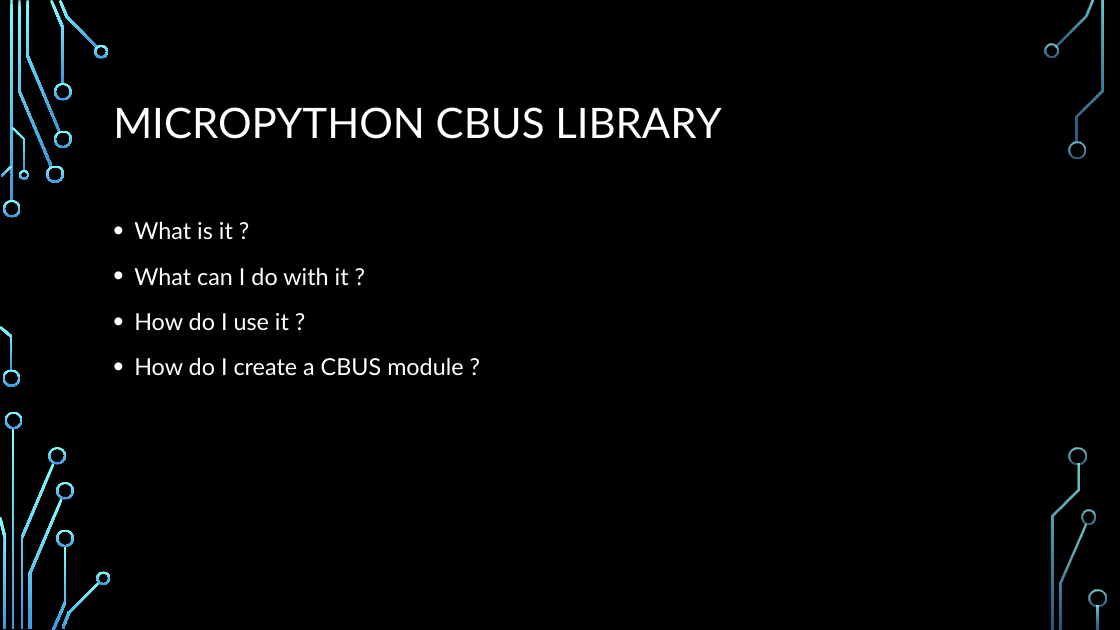
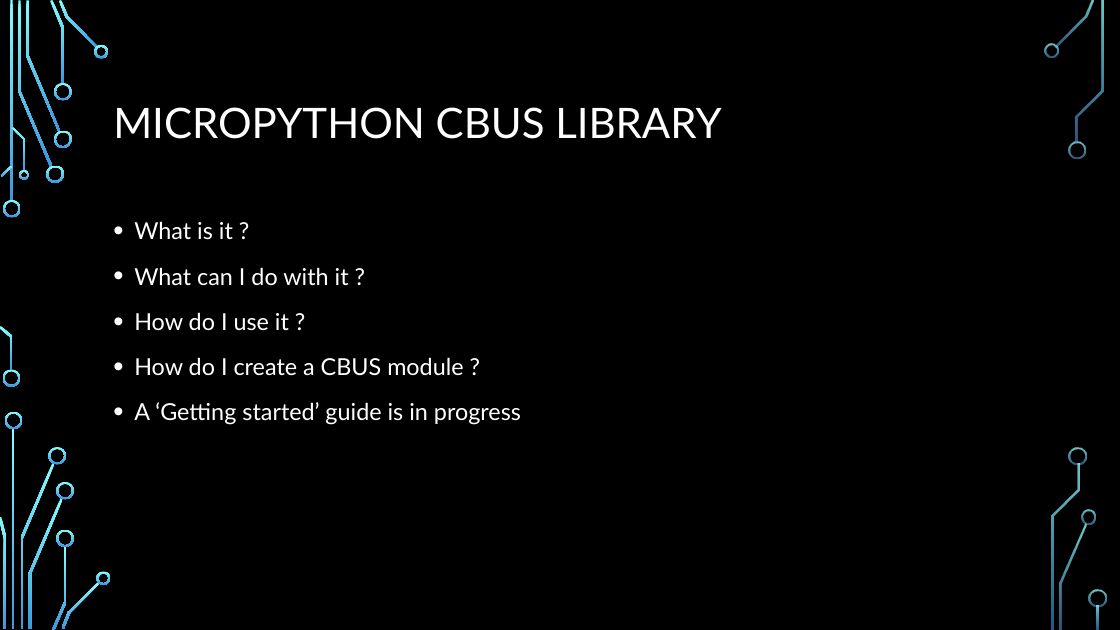
Before and after one commit to obdevel/CBUS-MicroPython-RP-Pico, a slide deck: slide 8 of Micropython Pico SIG presentation 0 1.pptx. Drawn at 1120x630 pixels with LibreOffice and Linux fonts; fonts in the diff are those of the drawing; background and template pictures are left out. Boxes give left, top, right and bottom in pixels: in the first picture for what was removed or moved away, otherwise in the second. Text is boxed around its words. In the diff, an @@ line names an element or a change of style, - is before the commit and + after.

```diff
--- a/Micropython Pico SIG presentation 0 1.pptx
+++ b/Micropython Pico SIG presentation 0 1.pptx
@@ text at (134,402,521,425): paragraph added @@
+• A ‘Getting started’ guide is in progress
```
Also in this commit, not shown: 9 other slides changed, 1 slide removed, 3 other files.
